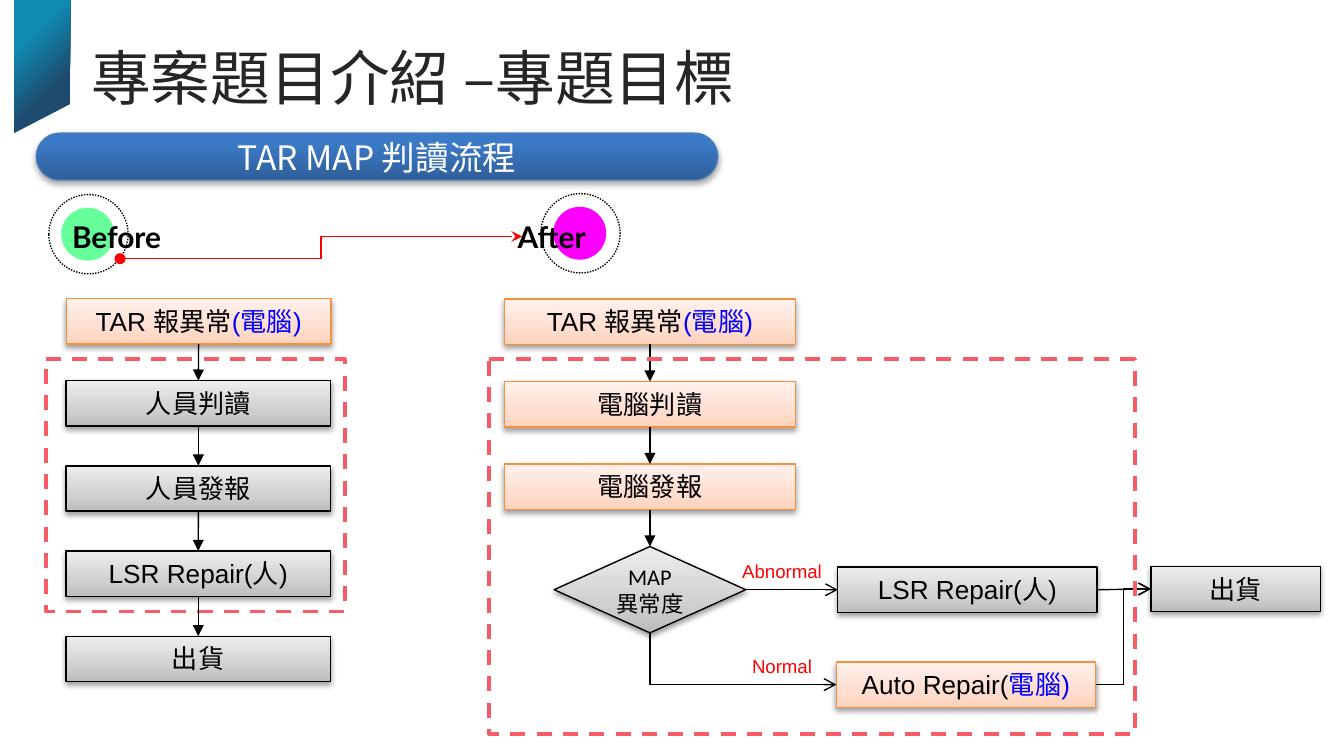
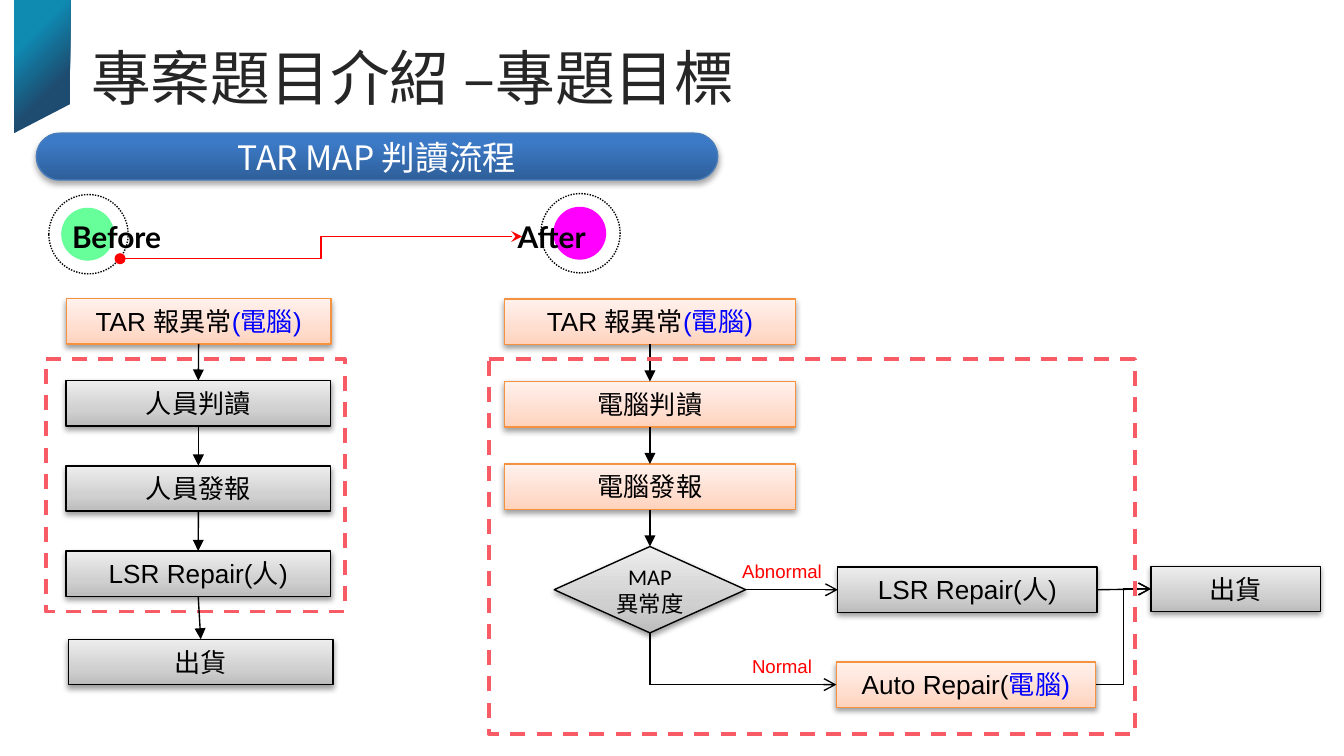
Before and after one commit to JoyLiii/temp, a slide deck: slide 5 of 學以致用_tarmap判讀與預警.pptx. Drawn at 1344x756 pixels with LibreOffice and Linux fonts; fonts in the diff are those of the drawing; background and template pictures are left out. Boxes give left, top, right and bottom in pixels: in the first picture for what was removed or moved away, otherwise in the second. Text is boxed around its words. In the diff, an @@ line names an element or a change of style, - is before the commit and + after.

```diff
--- a/學以致用_tarmap判讀與預警.pptx
+++ b/學以致用_tarmap判讀與預警.pptx
@@ arrow moved from (199, 597) - (198, 636) to (199, 597) - (200, 640) @@
@@ rectangle "出貨": place and size @@
-rectangle "出貨" at [66, 636, 331, 681]
+rectangle "出貨" at [69, 640, 333, 685]
```
Also in this commit, not shown: 6 other slides changed, 6 slides added, 6 slides removed.
